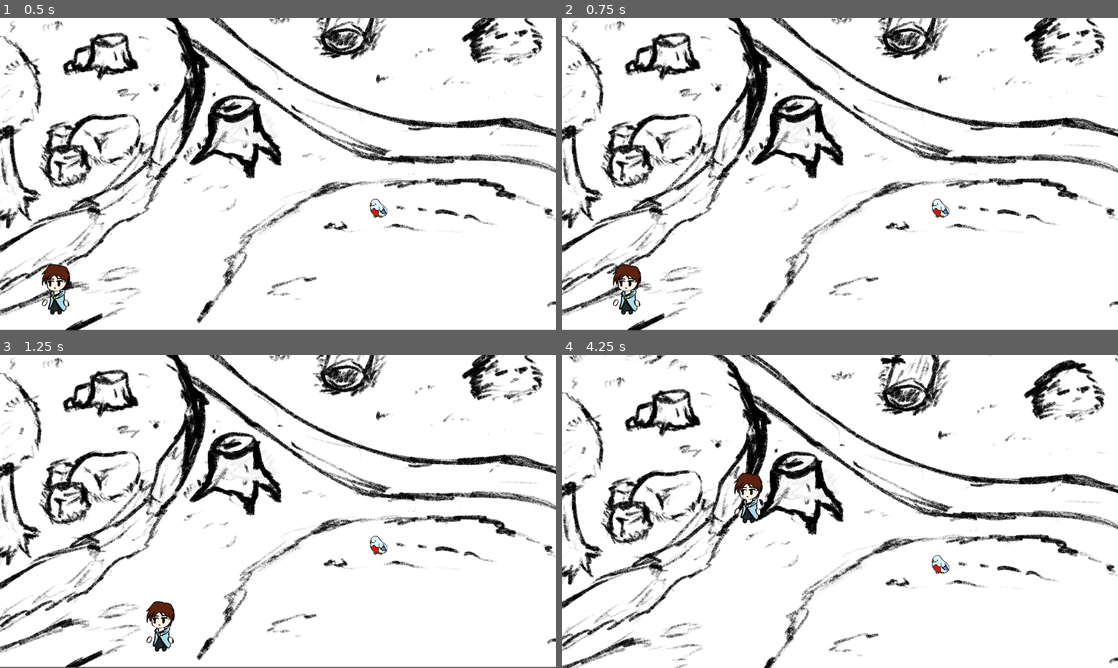
Above: before the commit, frames 1-4 (two rows, left to right).
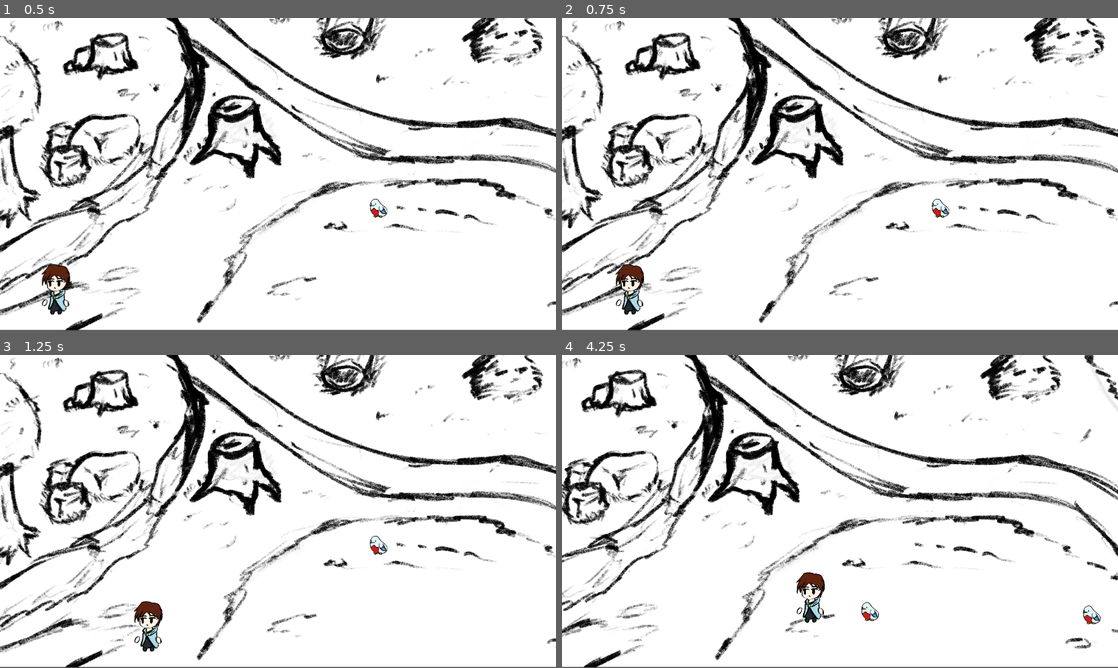
Above: after the commit, the same moments.

Repository: Inpayo/RuneWeaver
Game: Godot game, scene res://Scenes/game.tscn
Same seed, same stepped clock (60 frames per second), same inputs: the game is played once before the commit and once after it.
Inputs:
- Up to frame 1 (0.5 s): no input
- Up to frame 2 (0.75 s): tap Enter at 0.5 s; hold D (Move_right) from 0.53 s (still down); hold Shift (sprint) from 0.53 s (still down)
- Up to frame 3 (1.25 s): keep holding D (Move_right); keep holding Shift (sprint)
- Up to frame 4 (4.25 s): release D (Move_right) at 1.28 s; release Shift (sprint) at 1.28 s; hold S (Move_down) 1.28-2.03 s; tap Shift (sprint) at 1.35, 2.85 s; hold D (Move_right) 2.03-2.78 s; hold Shift (sprint) 2.03-2.78 s; hold W (Move_up) 2.78-3.53 s; hold A (Move_left) from 3.53 s (still down); hold Shift (sprint) from 3.53 s (still down)

Frame 1 is identical in both runs. In frame 2, 0.5% of the frame differs, in the area x 9-15%, y 78-95%; in frame 3, 0.9%; in frame 4, 31%, in the area x 0-100%, y 0-100%.

Commit message:
Acceleration and icy friction
Got da acceleration nation filled with elation on da icy friction uhhh trepidation ran outta rhymes ;-;

Diff:
--- a/Scripts/player_testing.gd
+++ b/Scripts/player_testing.gd
@@ -1,35 +1,23 @@
 extends CharacterBody2D
 
-var MaxVel = 600
-var HP = 50
-var Knockback = Vector2.ZERO
-var Vel = 0
+@export var Speed = 800
+@export var Acceleration = 2400
+@export var Friction = Acceleration/Speed
+var input_direction = Vector2.ZERO
 
-func get_input():
+func get_input(_delta):
 	var input_direction = Input.get_vector("Move_left", "Move_right", "Move_up", "Move_down")
-	if input_direction.length() > 0:
-		input_direction = input_direction.normalized()
-	if Input.is_action_pressed("Move_up") or Input.is_action_pressed("Move_down") or Input.is_action_pressed("Move_left") or Input.is_action_pressed("Move_right"):
-		if Input.is_action_pressed("sprint"):
-			Vel += 24
-			if Vel >= 1200:
-				Vel -= 48
-		else:
-			Vel += 12
-			if Vel >= 1200:
-				Vel -= 24
-	else:
-		Vel = 0
+	input_direction = input_direction.normalized()
 
+	velocity += input_direction * Acceleration * _delta
 
-	velocity = input_direction * Vel
-
-
-
+func Apply_friction(_delta):
+	velocity -= velocity * Friction * _delta
 
 func _physics_process(_delta):
-	get_input()
+	get_input(_delta)
+	Apply_friction(_delta)
 	move_and_slide()
 
-func _on_hitbox_area_entered(area: Area2D) -> void:
-	HP -= 5
+func player():
+	pass
--- a/Scripts/punishing_bird.gd
+++ b/Scripts/punishing_bird.gd
@@ -26,6 +26,3 @@
 	if body.has_method("player"):
 		player_detected = false
 		player = body
-
-func _on_hitbox_area_entered(area: Area2D) -> void:
-	pass
--- a/project.godot
+++ b/project.godot
@@ -88,3 +88,24 @@
 , Object(InputEventJoypadMotion,"resource_local_to_scene":false,"resource_name":"","device":-1,"axis":0,"axis_value":1.0,"script":null)
 ]
 }
+Left_click={
+"deadzone": 0.2,
+"events": [Object(InputEventMouseButton,"resource_local_to_scene":false,"resource_name":"","device":-1,"window_id":0,"alt_pressed":false,"shift_pressed":false,"ctrl_pressed":false,"meta_pressed":false,"button_mask":0,"position":Vector2(0, 0),"global_position":Vector2(0, 0),"factor":1.0,"button_index":1,"canceled":false,"pressed":false,"double_click":false,"script":null)
+]
+}
+Aim_Left={
+"deadzone": 0.2,
+"events": []
+}
+Aim_right={
+"deadzone": 0.2,
+"events": []
+}
+Aim_up={
+"deadzone": 0.2,
+"events": []
+}
+Aim_down={
+"deadzone": 0.2,
+"events": []
+}
Binary file added: Assets/Sprites/Fisting.png
Not shown, added: Assets/Sprites/Fisting.png.import
